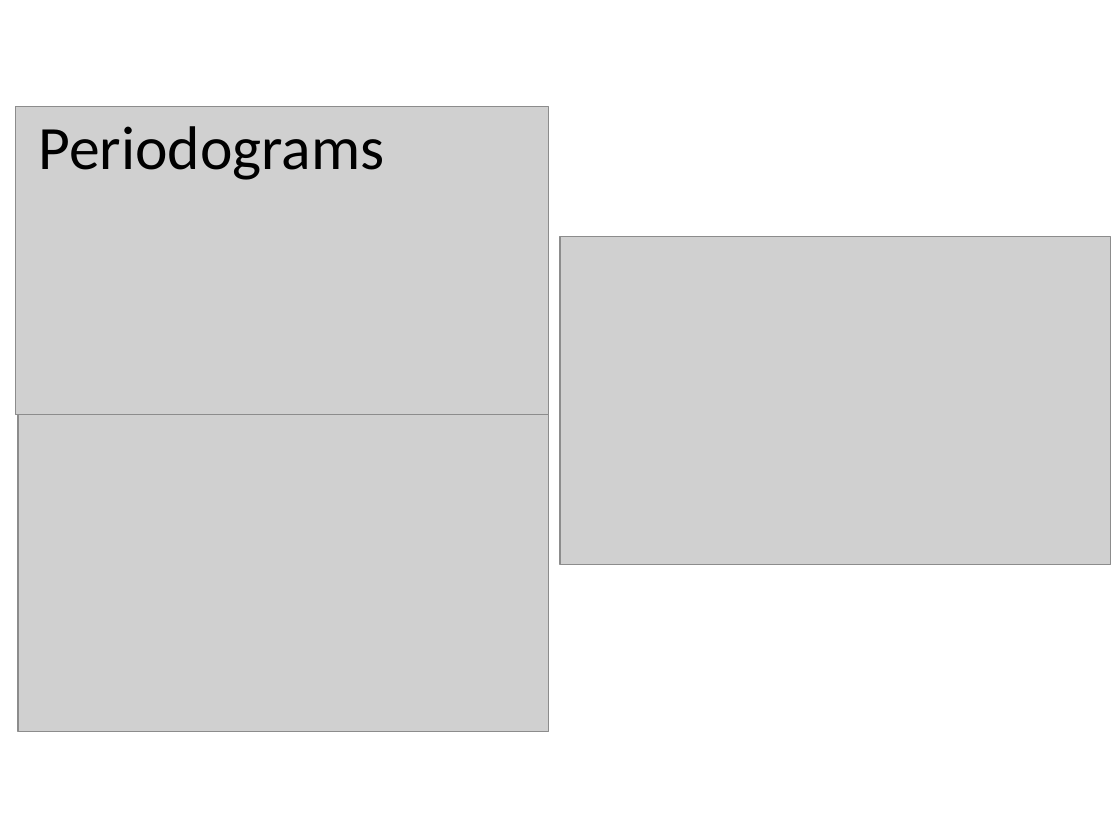
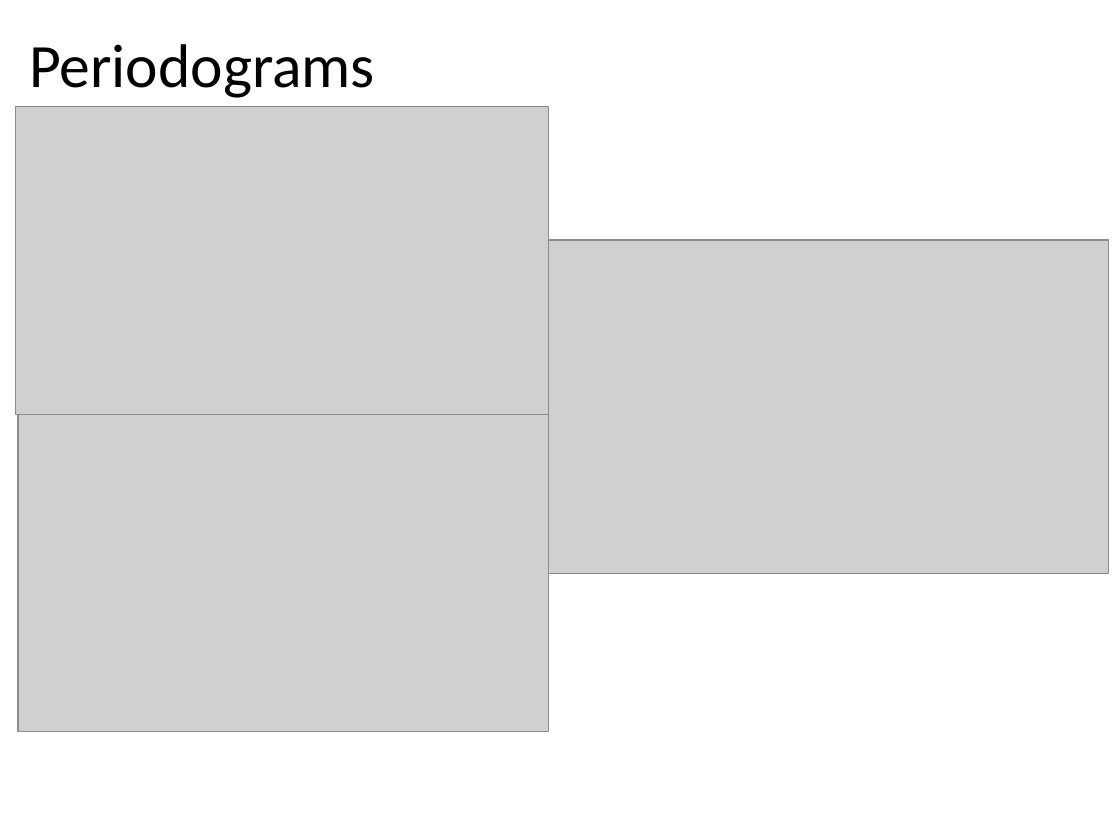
Before and after one commit to mic00s/Summer-School-2023, a slide deck: slide 13 of case.solution_2.pptx (slide 11 before the commit). Drawn at 1120x840 pixels with LibreOffice and Linux fonts; fonts in the diff are those of the drawing; grey boxes stand for pictures. Boxes give left, top, right and bottom in pixels: in the first picture for what was removed or moved away, otherwise in the second. Text is boxed around its words. In the diff, an @@ line names an element or a change of style, - is before the commit and + after.

```diff
--- a/case.solution_2.pptx
+++ b/case.solution_2.pptx
@@ title "Periodograms": place and size @@
-title "Periodograms" at [38, 126, 384, 180]
+title "Periodograms" at [29, 44, 375, 98]
@@ picture: place and size @@
-picture at [560, 237, 1111, 566]
+picture at [549, 240, 1109, 573]
```
Also in this commit, not shown: 5 other slides changed, 5 slides added, 3 slides removed.
